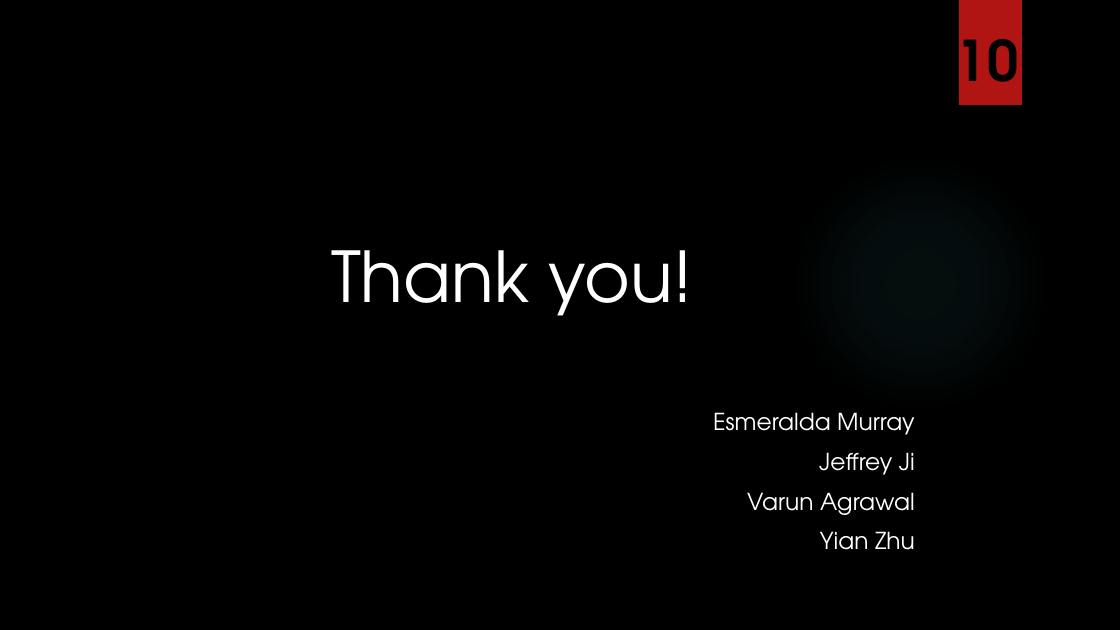
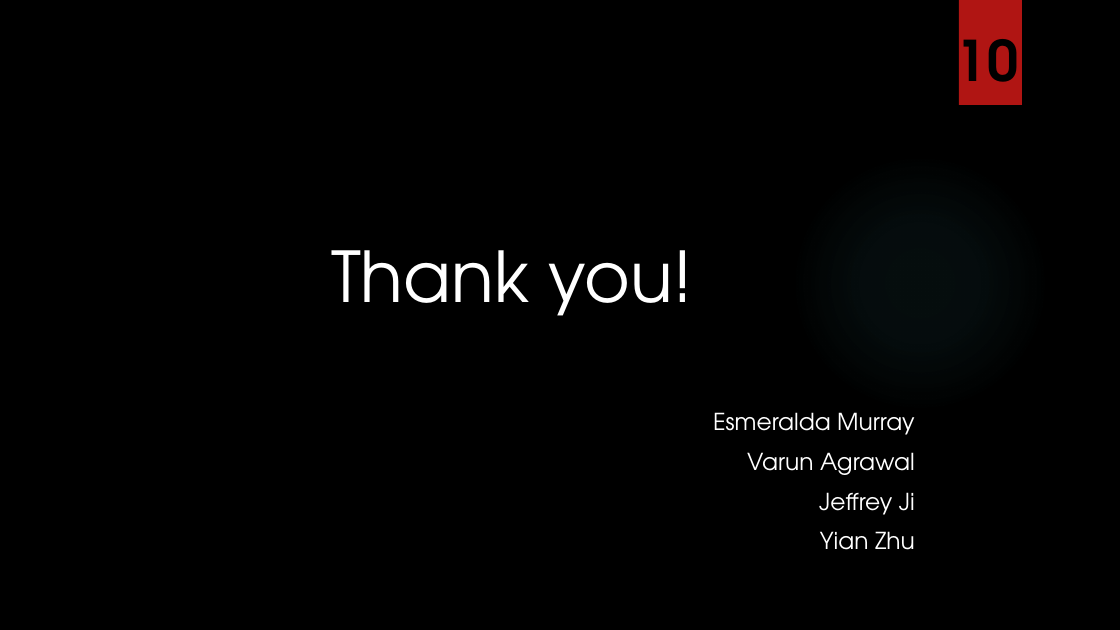
Before and after one commit to vroom92/brhackathon, a slide deck: slide 10 of Final Presentation.pptx. Drawn at 1120x630 pixels with LibreOffice and Linux fonts; fonts in the diff are those of the drawing; background and template pictures are left out. Boxes give left, top, right and bottom in pixels: in the first picture for what was removed or moved away, otherwise in the second. Text is boxed around its words. In the diff, an @@ line names an element or a change of style, - is before the commit and + after.

```diff
--- a/Final Presentation.pptx
+++ b/Final Presentation.pptx
@@ text at (747, 452, 915, 475): paragraph added @@
+Varun Agrawal
@@ text at (747, 492, 915, 515): paragraph removed @@
-Varun Agrawal
```
Also in this commit, not shown: 3 other slides changed.
